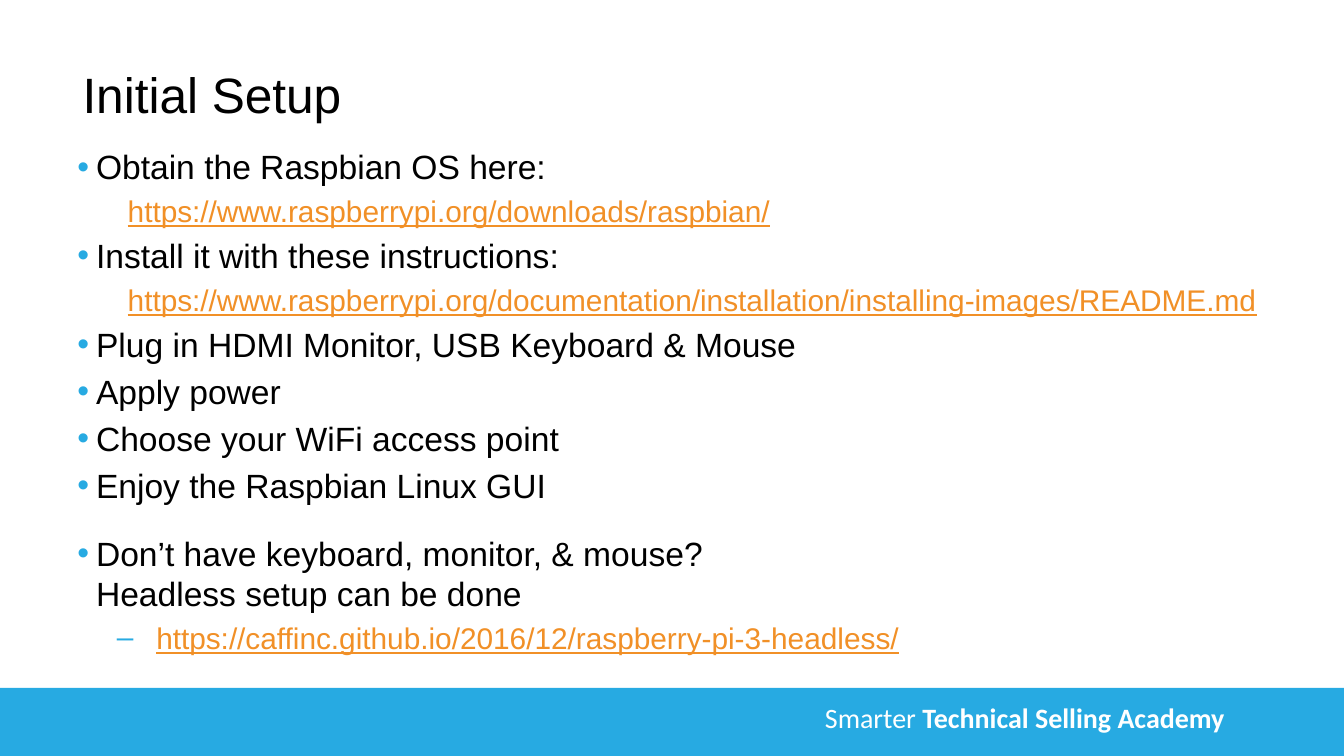
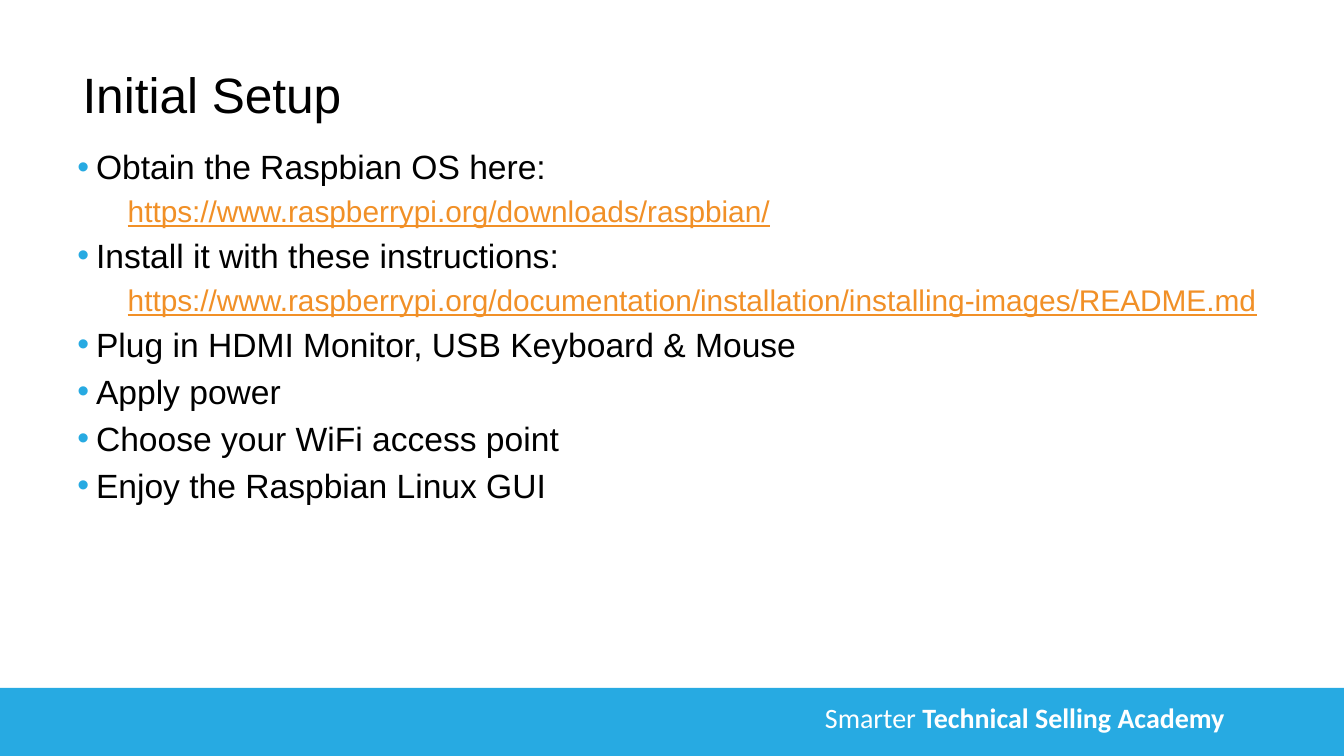
Before and after one commit to CaskAle/iot-workshop, a slide deck: slide 2 of RaspberryPi-Hints-and-Tips.pptx. Drawn at 1344x756 pixels with LibreOffice and Linux fonts; fonts in the diff are those of the drawing; background and template pictures are left out. Boxes give left, top, right and bottom in pixels: in the first picture for what was removed or moved away, otherwise in the second. Text is boxed around its words. In the diff, an @@ line names an element or a change of style, - is before the commit and + after.

```diff
--- a/RaspberryPi-Hints-and-Tips.pptx
+++ b/RaspberryPi-Hints-and-Tips.pptx
@@ text at (96,541,898,654): paragraphs removed @@
-• Don’t have keyboard, monitor, & mouse?
-  Headless setup can be done
-  – https://caffinc.github.io/2016/12/raspberry-pi-3-headless/
```
Also in this commit, not shown: 3 other slides changed, 1 slide added.
